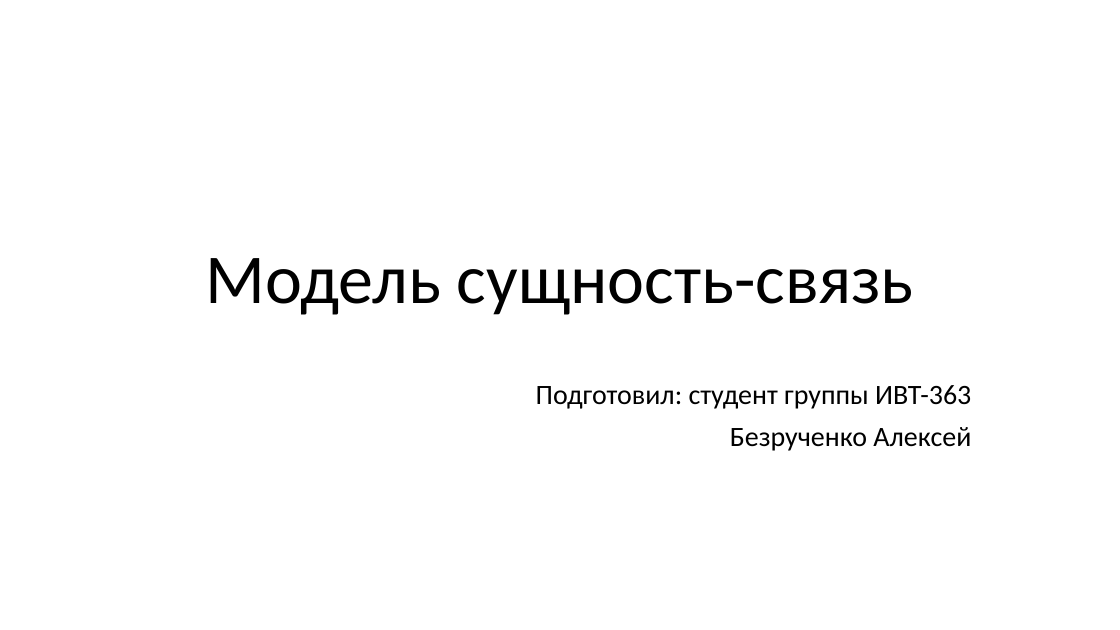
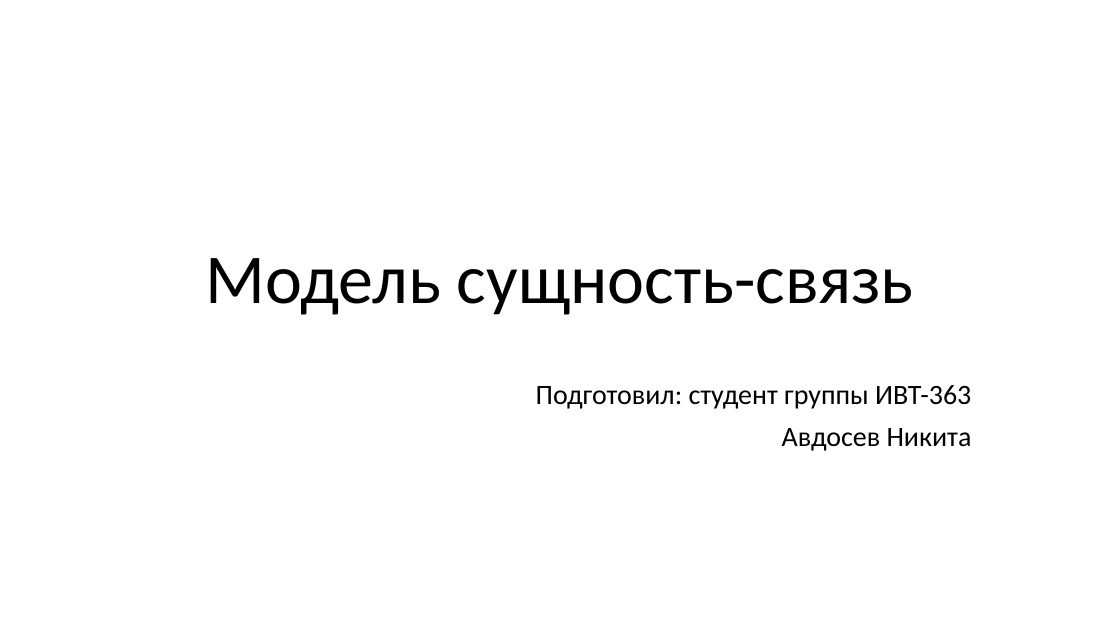
Before and after one commit to avdosev/DataBasePresentations, a slide deck: slide 1 of Модель сущность связь/Презентация.pptx. Drawn at 1120x630 pixels with LibreOffice and Linux fonts; fonts in the diff are those of the drawing. Boxes give left, top, right and bottom in pixels: in the first picture for what was removed or moved away, otherwise in the second. Text is boxed around its words. In the diff, an @@ line names an element or a change of style, - is before the commit and + after.

```diff
--- a/Модель сущность связь/Презентация.pptx
+++ b/Модель сущность связь/Презентация.pptx
@@ subtitle at (782,428,972,451): text changed @@
-Безрученко Алексей
+Авдосев Никита
```
Also in this commit, not shown: 2 other slides changed, 6 slides added, 2 slides removed.
